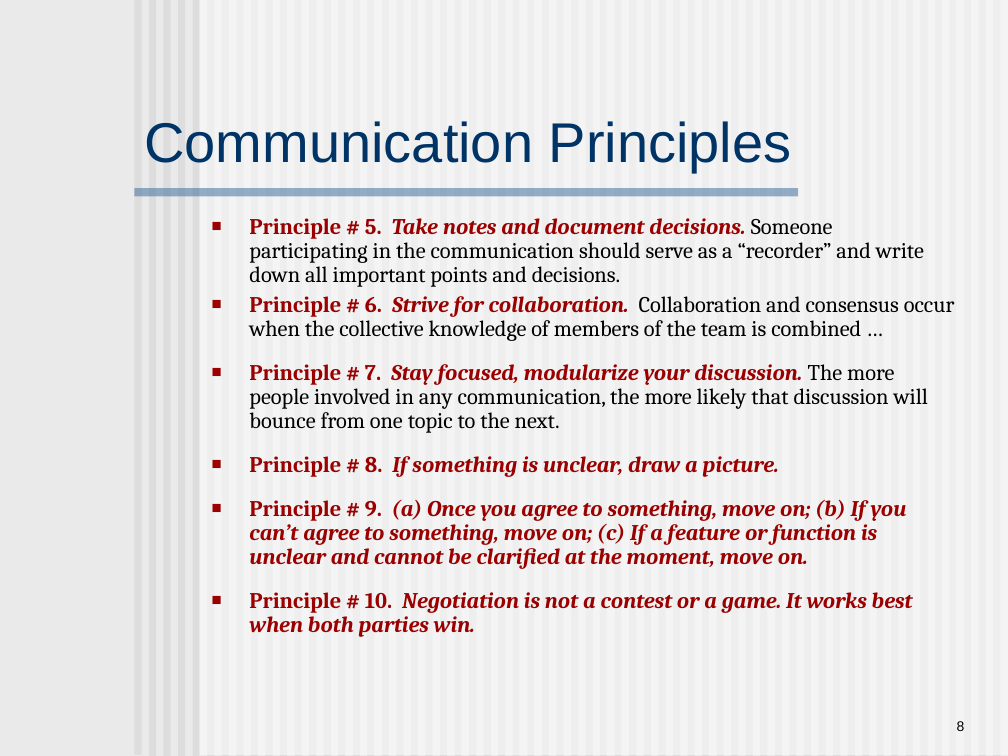
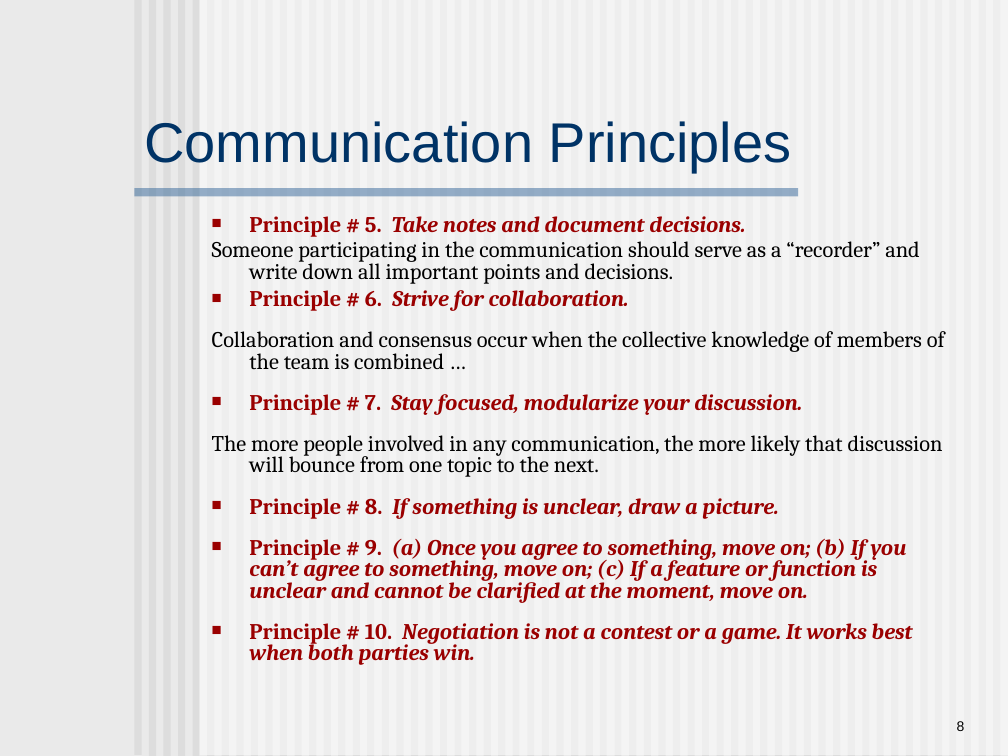
Before and after one commit to swtv-kaist/cs350-fall25, a slide deck: slide 8 of slides/lec20-ch6-principles.ppt. Drawn at 1008x756 pixels with LibreOffice and Linux fonts; fonts in the diff are those of the drawing. Boxes give left, top, right and bottom in pixels: in the first picture for what was removed or moved away, otherwise in the second. Text is boxed around its words. In the diff, an @@ line names an element or a change of style, - is before the commit and + after.

```diff
--- a/slides/lec20-ch6-principles.ppt
+++ b/slides/lec20-ch6-principles.ppt
@@ text at (x1=212, y1=216, x2=945, y2=477): text changed @@
-■ Principle # 5. Take notes and document decisions. Someone participating in the communication should serve as a “recorder” and write down all important points and decisions.
-■ Principle # 6. Strive for collaboration. Collaboration and consensus occur when the collective knowledge of members of the team is combined …
-■ Principle # 7. Stay focused, modularize your discussion. The more people involved in any communication, the more likely that discussion will bounce from one topic to the next.
+■ Principle # 5. Take notes and document decisions.
+Someone participating in the communication should serve as a “recorder” and write down all important points and decisions.
+■ Principle # 6. Strive for collaboration.
+Collaboration and consensus occur when the collective knowledge of members of the team is combined …
+■ Principle # 7. Stay focused, modularize your discussion.
+The more people involved in any communication, the more likely that discussion will bounce from one topic to the next.
@@ text at (x1=249, y1=498, x2=913, y2=665): line spacing 0.9 to 0.8 @@
```
Also in this commit, not shown: 7 other slides changed, 1 other file.
